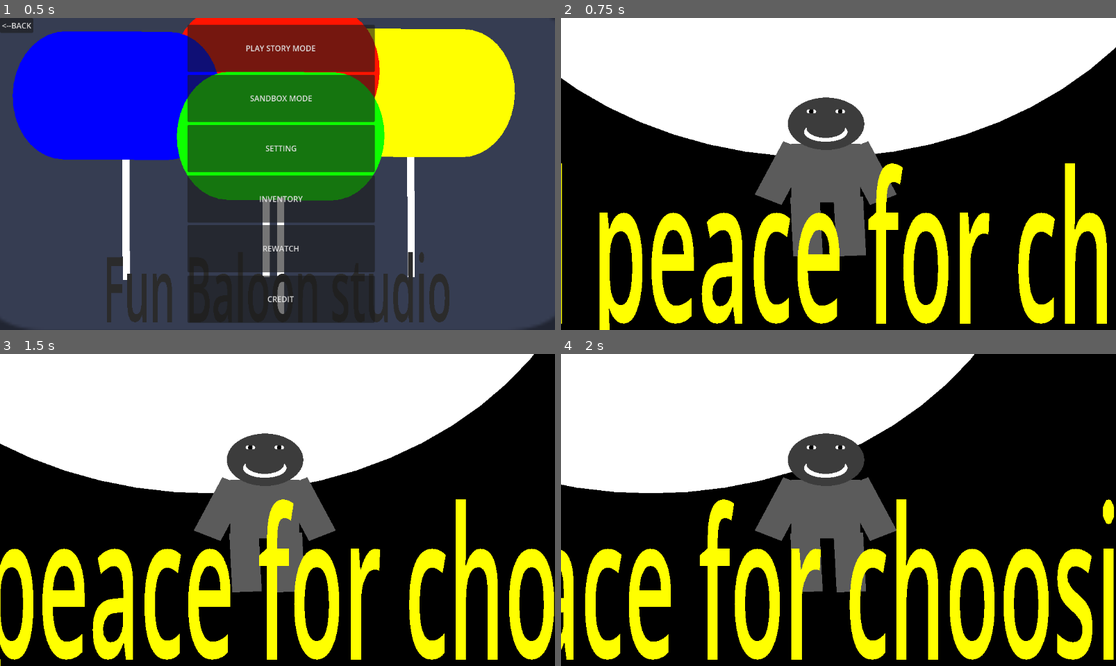
Above: before the commit, frames 1-4 (two rows, left to right).
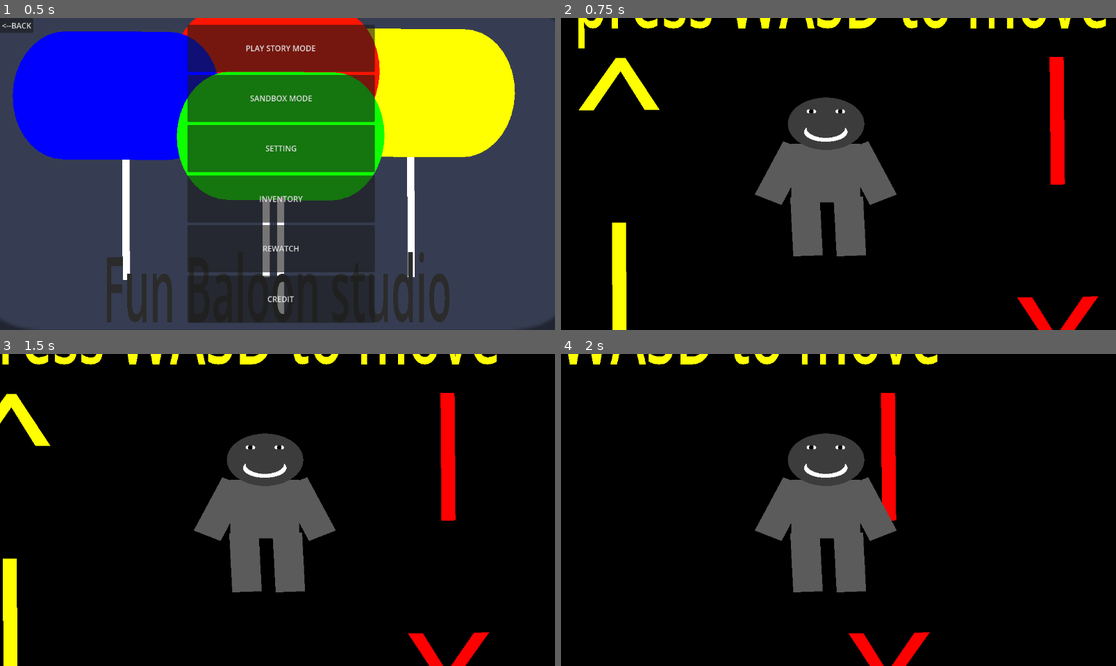
Above: after the commit, the same moments.

Repository: StudioXPEtudiant/25-26.M.S2.MiniGames
Game: Godot game, scene res://scenes/ui_setting.tscn
Same seed, same stepped clock (60 frames per second), same inputs: the game is played once before the commit and once after it. The engine's default icon, where the game draws it, is replaced by a stand-in: a white triangle on a blue panel in a dark square.
Inputs:
- Up to frame 1 (0.5 s): no input
- Up to frame 2 (0.75 s): click "PLAY STORY MODE" at 0.5 s
- Up to frame 3 (1.5 s): tap Enter at 1.25 s; hold D (move_right) from 1.28 s (still down)
- Up to frame 4 (2 s): keep holding D (move_right)

Frame 1 is identical in both runs. In frame 2, 49% of the frame differs, in the area x 0-100%, y 0-100%; in frame 3, 48%; in frame 4, 41%.

Commit message:
remettre le personnage a sa place

Diff:
--- /dev/null
+++ b/foolscientist.tscn
@@ -0,0 +1,157 @@
+[gd_scene load_steps=16 format=3 uid="uid://hbdeufqimy7o"]
+
+[sub_resource type="CapsuleMesh" id="CapsuleMesh_i6bib"]
+
+[sub_resource type="CapsuleMesh" id="CapsuleMesh_qlgse"]
+
+[sub_resource type="CapsuleMesh" id="CapsuleMesh_m7qpp"]
+
+[sub_resource type="BoxMesh" id="BoxMesh_j3g0g"]
+
+[sub_resource type="Gradient" id="Gradient_qqbqf"]
+
+[sub_resource type="GradientTexture2D" id="GradientTexture2D_igk35"]
+gradient = SubResource("Gradient_qqbqf")
+fill_from = Vector2(0.683962, 0.122642)
+fill_to = Vector2(0.698113, 0.00943396)
+
+[sub_resource type="Gradient" id="Gradient_7w4lx"]
+
+[sub_resource type="GradientTexture2D" id="GradientTexture2D_4hcme"]
+gradient = SubResource("Gradient_7w4lx")
+fill_from = Vector2(0.981132, 0.0141509)
+
+[sub_resource type="Gradient" id="Gradient_5be78"]
+
+[sub_resource type="GradientTexture2D" id="GradientTexture2D_wqoso"]
+gradient = SubResource("Gradient_5be78")
+fill_from = Vector2(0.485849, 0.264151)
+fill_to = Vector2(0.504717, 0.00943396)
+
+[sub_resource type="Gradient" id="Gradient_wbp15"]
+offsets = PackedFloat32Array(0, 0.0202703)
+
+[sub_resource type="GradientTexture1D" id="GradientTexture1D_kk65e"]
+gradient = SubResource("Gradient_wbp15")
+
+[sub_resource type="AnimatedTexture" id="AnimatedTexture_knngf"]
+frames = 4
+frame_0/texture = SubResource("GradientTexture2D_igk35")
+frame_0/duration = 0.84
+frame_1/texture = SubResource("GradientTexture2D_4hcme")
+frame_1/duration = 2.73
+frame_2/texture = SubResource("GradientTexture2D_wqoso")
+frame_2/duration = 0.95
+frame_3/texture = SubResource("GradientTexture1D_kk65e")
+frame_3/duration = 1.75
+
+[sub_resource type="BoxMesh" id="BoxMesh_o1dhc"]
+
+[sub_resource type="SphereMesh" id="SphereMesh_lkf7y"]
+
+[node name="Node2D" type="Node2D"]
+
+[node name="MeshInstance2D" type="MeshInstance2D" parent="."]
+modulate = Color(0.995375, 0.856304, 0.699148, 1)
+z_index = 10
+position = Vector2(2247.57, 1382.87)
+rotation = 0.21093
+scale = Vector2(824.5, 348.585)
+mesh = SubResource("CapsuleMesh_i6bib")
+
+[node name="MeshInstance2D19" type="MeshInstance2D" parent="."]
+position = Vector2(2114, 1768)
+scale = Vector2(914.73, -455.175)
+skew = 0.356047
+mesh = SubResource("CapsuleMesh_qlgse")
+
+[node name="MeshInstance2D4" type="MeshInstance2D" parent="."]
+modulate = Color(0.316415, 1.20327e-06, 0.197791, 1)
+z_index = 30
+position = Vector2(2287, 1536)
+rotation = 1.68469
+scale = Vector2(95.5001, 220.564)
+skew = 0.0890118
+mesh = SubResource("CapsuleMesh_m7qpp")
+
+[node name="MeshInstance2D3" type="MeshInstance2D" parent="."]
+z_index = 30
+position = Vector2(2411.47, 1350.32)
+scale = Vector2(188.09, 77.8231)
+skew = 0.410152
+mesh = SubResource("BoxMesh_j3g0g")
+
+[node name="MeshInstance2D20" type="MeshInstance2D" parent="."]
+modulate = Color(1, 0, 1, 1)
+z_index = 30
+position = Vector2(2414.6, 1347.66)
+scale = Vector2(75.5246, 26.9095)
+skew = 0.410152
+mesh = SubResource("BoxMesh_j3g0g")
+
+[node name="MeshInstance2D21" type="MeshInstance2D" parent="."]
+z_index = 30
+position = Vector2(2125.16, 1367.08)
+scale = Vector2(249.265, 139.761)
+skew = 0.410152
+mesh = SubResource("BoxMesh_j3g0g")
+
+[node name="MeshInstance2D22" type="MeshInstance2D" parent="."]
+modulate = Color(0.637149, 0, 0.167109, 1)
+z_index = 30
+position = Vector2(2142.2, 1360.18)
+scale = Vector2(202.829, 109.434)
+skew = 0.410152
+mesh = SubResource("BoxMesh_j3g0g")
+texture = SubResource("AnimatedTexture_knngf")
+
+[node name="MeshInstance2D23" type="MeshInstance2D" parent="."]
+position = Vector2(2708, 1735)
+rotation = -1.16549
+scale = Vector2(390.365, -336.15)
+mesh = SubResource("CapsuleMesh_qlgse")
+
+[node name="MeshInstance2D28" type="MeshInstance2D" parent="."]
+modulate = Color(0.415686, 0.415686, 0.403922, 1)
+z_index = -10
+position = Vector2(1736, 2178)
+scale = Vector2(-300.31, 323.111)
+mesh = SubResource("BoxMesh_o1dhc")
+
+[node name="MeshInstance2D29" type="MeshInstance2D" parent="."]
+modulate = Color(0, 0, 0, 1)
+z_index = -20
+position = Vector2(1785, 2374)
+rotation = -2.20924
+scale = Vector2(-522.246, 314.02)
+mesh = SubResource("SphereMesh_lkf7y")
+
+[node name="WITCH_EPIC_LEG2" type="Node2D" parent="."]
+position = Vector2(500, 0)
+
+[node name="WITCH_EPIC_LEG" type="Node2D" parent="WITCH_EPIC_LEG2"]
+
+[node name="MeshInstance2D" type="MeshInstance2D" parent="WITCH_EPIC_LEG2/WITCH_EPIC_LEG"]
+modulate = Color(0.416684, 0.417146, 0.405763, 1)
+z_index = -10
+position = Vector2(1736, 2178)
+scale = Vector2(-300.31, 323.111)
+mesh = SubResource("BoxMesh_o1dhc")
+
+[node name="WITCH_EPIC_FOOT" type="Node2D" parent="WITCH_EPIC_LEG2"]
+
+[node name="MeshInstance2D" type="MeshInstance2D" parent="WITCH_EPIC_LEG2/WITCH_EPIC_FOOT"]
+modulate = Color(0, 0, 0, 1)
+z_index = -20
+position = Vector2(1785, 2374)
+rotation = -2.20924
+scale = Vector2(-522.246, 314.02)
+mesh = SubResource("SphereMesh_lkf7y")
+
+[node name="MeshInstance2D24" type="MeshInstance2D" parent="."]
+modulate = Color(0.973535, 0.973535, 0.973535, 1)
+self_modulate = Color(0.991164, 0.991164, 0.991164, 1)
+position = Vector2(1947, 1806)
+rotation = -1.16549
+scale = Vector2(390.365, -336.15)
+mesh = SubResource("CapsuleMesh_qlgse")
--- a/scenes/map_début_histoire.tscn
+++ b/scenes/map_début_histoire.tscn
@@ -152,7 +152,7 @@
 mesh = SubResource("TextMesh_h3x22")
 
 [node name="Personnage principal" parent="." instance=ExtResource("1_svjap")]
-position = Vector2(573, -38)
+position = Vector2(573, 8099)
 scale = Vector2(10, 8.538)
 collision_layer = 5
 collision_mask = 5
